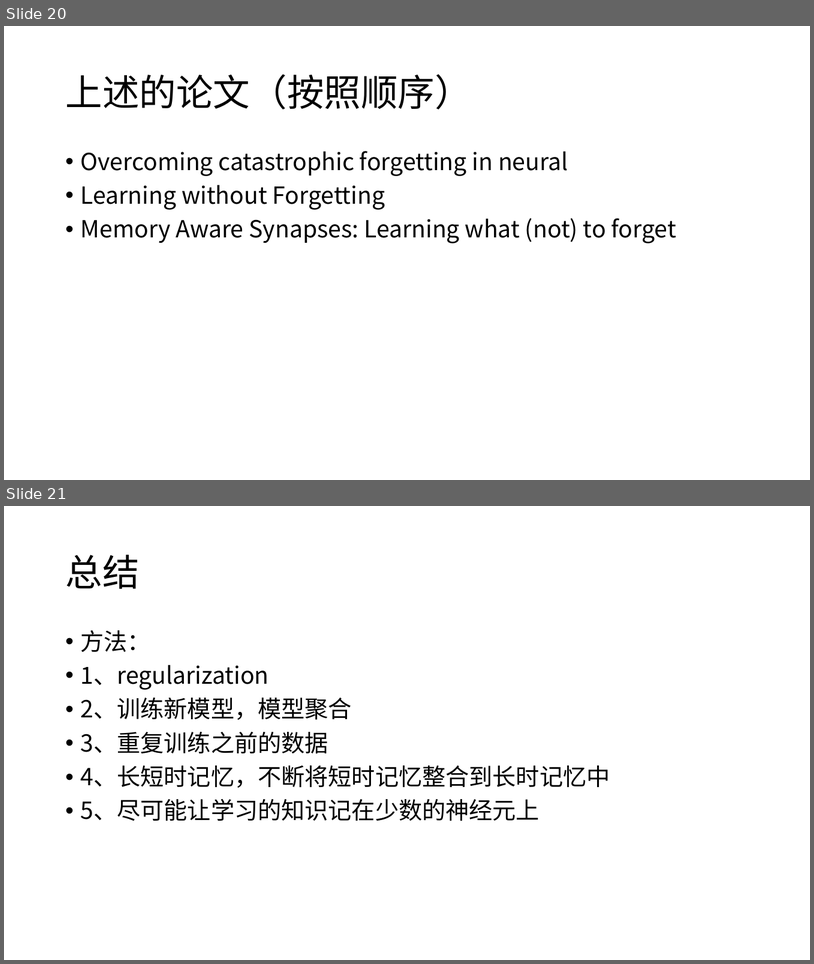
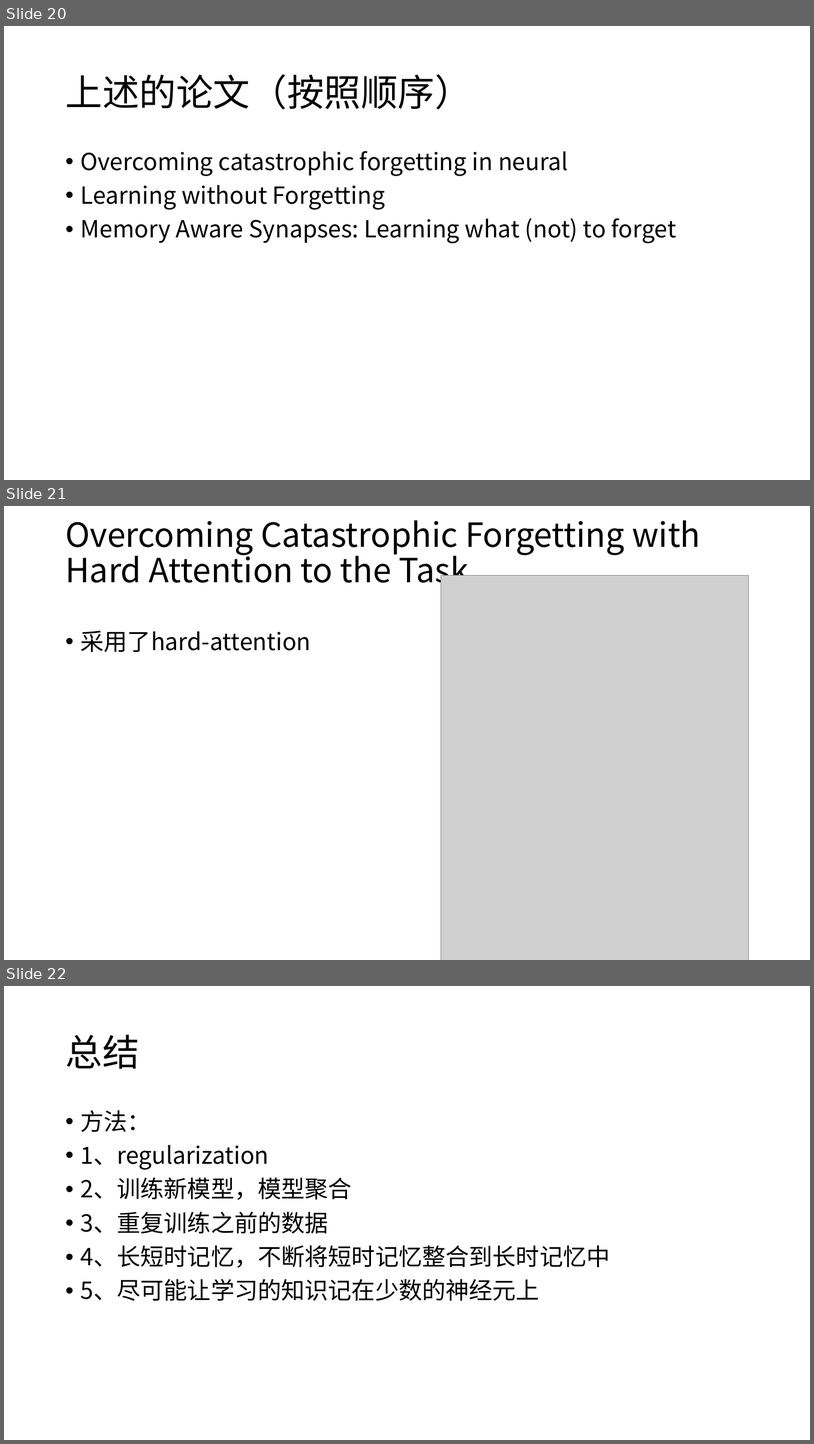
Before and after one commit to tchennech/Linux, a slide deck: 陈文儒.pptx. Shown one above the other, each under a label of ours: slides 20 and 21 before the commit, slides 20, 21 and 22 after it. The pictures are 814x964 and 814x1444 pixels, drawn with LibreOffice and Linux fonts; fonts in the diff are those of the drawing; grey boxes stand for pictures. Boxes give left, top, right and bottom in pixels: in the first picture for what was removed or moved away, otherwise in the second. Text is boxed around its words. In the diff, an @@ line names an element or a change of style, - is before the commit and + after.

```diff
--- a/陈文儒.pptx
+++ b/陈文儒.pptx
@@ slide 21 added at (4, 506, 810, 960), background #FFFFFF @@
@@ title added at (65, 520, 701, 591), 39.6 pt, text #000000 @@
+Overcoming Catastrophic Forgetting with Hard Attention to the Task
@@ picture added at (441, 576, 749, 960) @@
@@ text added at (81, 630, 311, 652), 28 pt, text #000000 @@
+• 采用了hard-attention
@@ what was slide 21 is now slide 22 @@
```
Also in this commit, not shown: 1 slide changed, 23 other files.
